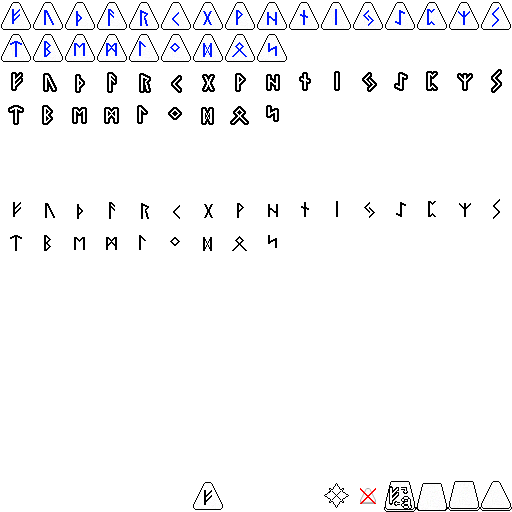
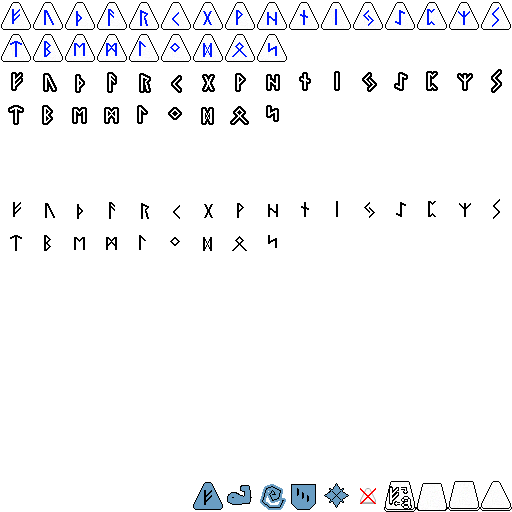
Before/after of a w=512, h=512 layered artwork. What changed in the layer stack:
painted on "letter" over box(194, 483, 348, 510)
